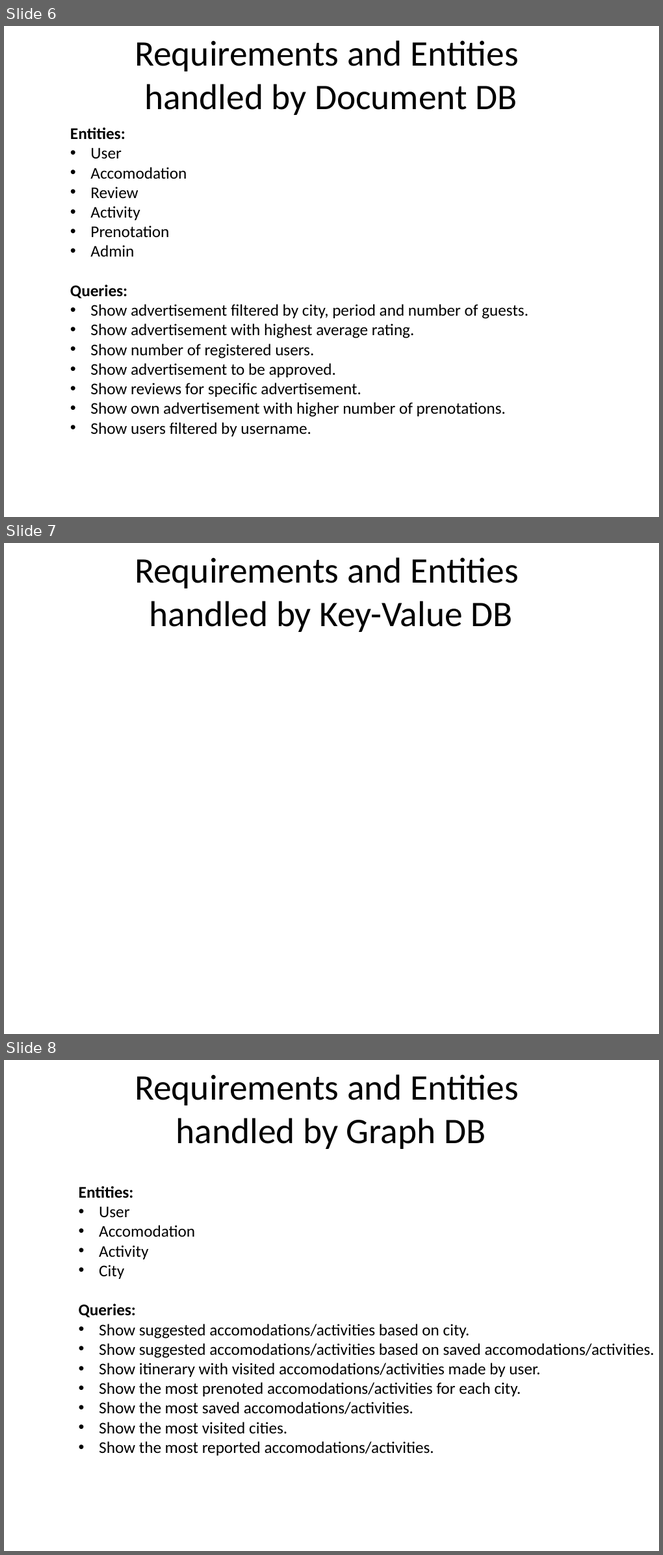
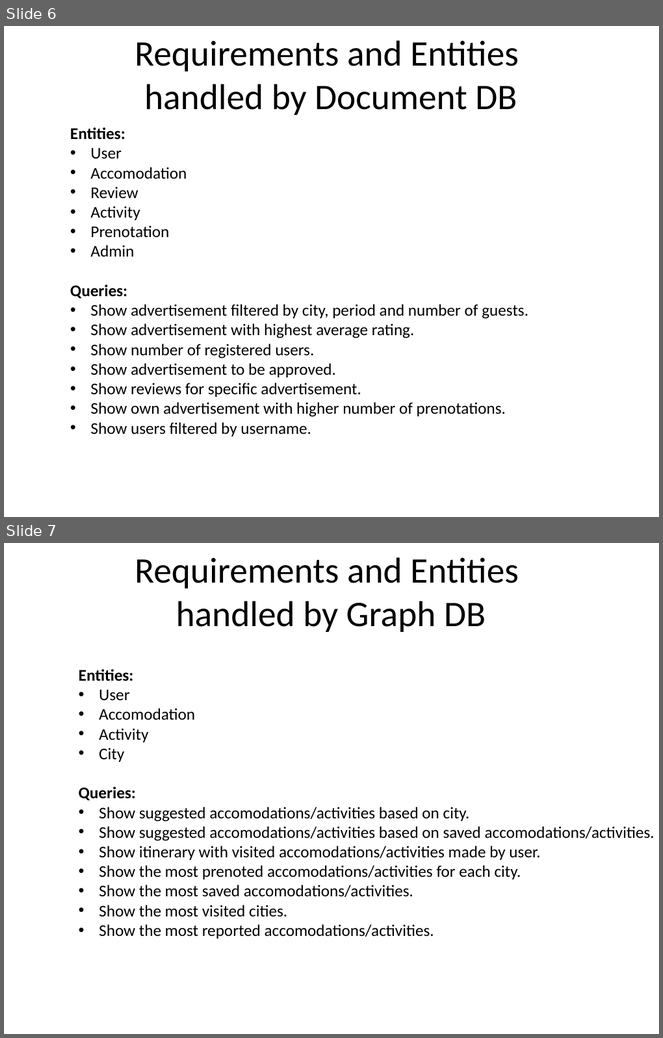
Before and after one commit to bata26/MyVacation, a slide deck: Project Design Presentation My Vacation.pptx. Shown one above the other, each under a label of ours: slides 6, 7 and 8 before the commit, slides 6 and 7 after it. The pictures are 663x1555 and 663x1038 pixels, drawn with LibreOffice and Linux fonts; fonts in the diff are those of the drawing; background and template pictures are left out. Boxes give left, top, right and bottom in pixels: in the first picture for what was removed or moved away, otherwise in the second. Text is boxed around its words. In the diff, an @@ line names an element or a change of style, - is before the commit and + after.

Commit message:
Add presentation

```diff
--- a/Project Design Presentation My Vacation.pptx
+++ b/Project Design Presentation My Vacation.pptx
@@ slide 7 removed at (4, 543, 659, 1034), background #FFFFFF @@
@@ title removed at (135, 557, 519, 632) @@
-Requirements and Entities
-handled by Key-Value DB
@@ what was slide 8 is now slide 7 @@
```
Also in this commit, not shown: 1 slide changed, 7 other files.
